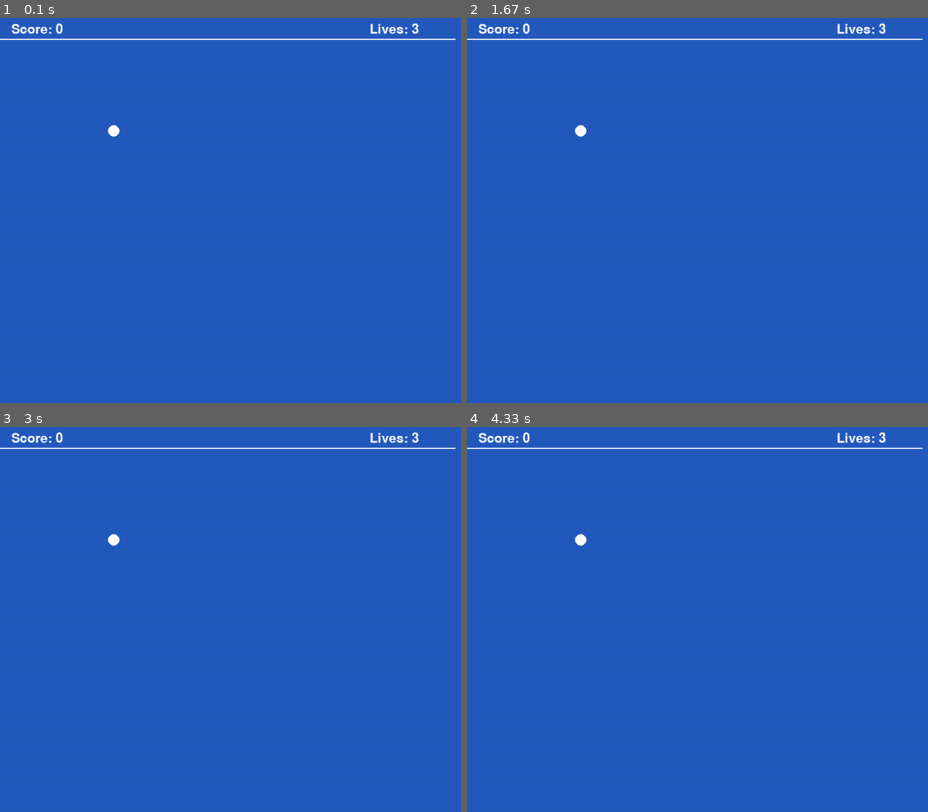
Above: before the commit, frames 1-4 (two rows, left to right).
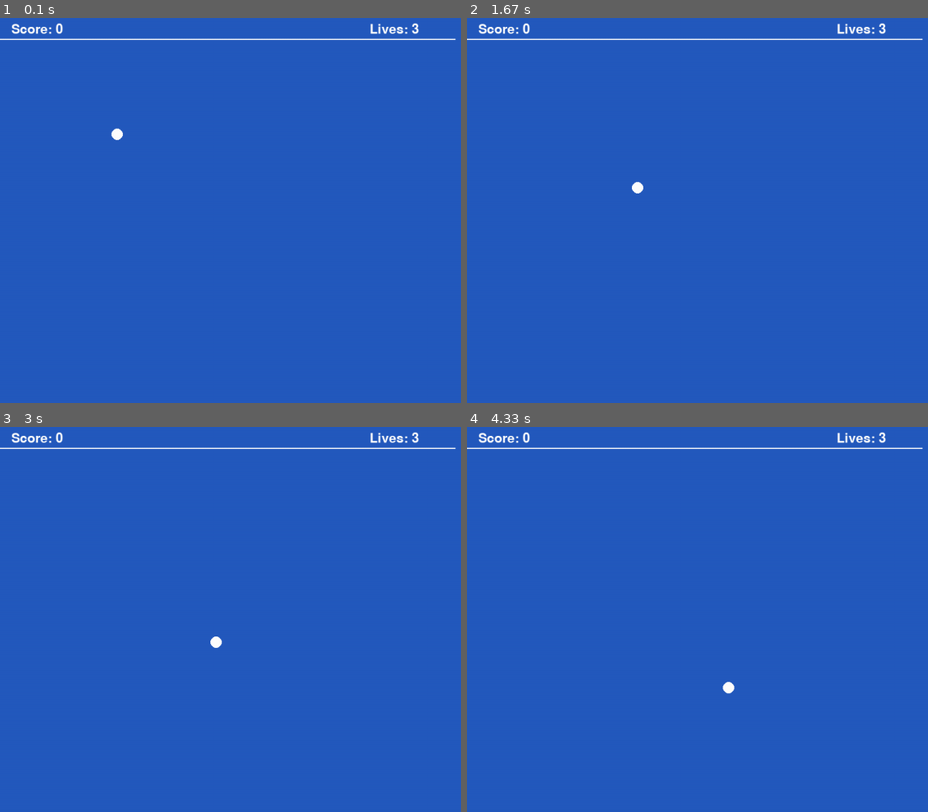
Above: after the commit, the same moments.

Repository: jmiko4/Pygame
Game: pygame game, started from game.py
The game is run twice, just before and just after one commit, with the same random seed, the same clock (stepped at 60 frames per second) and the same inputs.
Inputs:
- Up to frame 1 (0.1 s): no input
- Up to frame 2 (1.67 s): no input
- Up to frame 3 (3 s): no input
- Up to frame 4 (4.33 s): no input

The runs differ from the first frame. In frame 1, less than 0.1% of the frame differs, in the area x 23-27%, y 27-32%; in frame 2, 0.1%; in frame 3, 0.1%; in frame 4, 0.1%, in the area x 23-59%, y 27-70%.

Commit message:
moving ball

Diff:
--- a/ball.py
+++ b/ball.py
@@ -7,13 +7,16 @@
         #establish variables
         self.center_x = 200
         self.center_y = 200
-        self.center = [self.center_x, self.center_y]
         self.velocity_dx = 1
         self.velocity_dy = 1
 
     def draw(self, screen, color):
         #draw the ball to the screen
-        pygame.draw.circle(screen, color, self.center, 10)
+        pygame.draw.circle(screen, color, [self.center_x, self.center_y], 10)
+
+    def advance(self):
+        self.center_x += self.velocity_dx
+        self.center_y += self.velocity_dy
 
     def bounce_vertical(self):
         self.velocity_dy *= -1
--- a/game.py
+++ b/game.py
@@ -40,7 +40,8 @@
               carryOn = False # Flag that we are done so we exit this loop
 
     # --- Game logic should go here
-
+    ball.advance()
+    print (ball.center_y, ball.center_x)
 
     # --- Drawing code should go here
     # First, clear the screen to dark blue.
